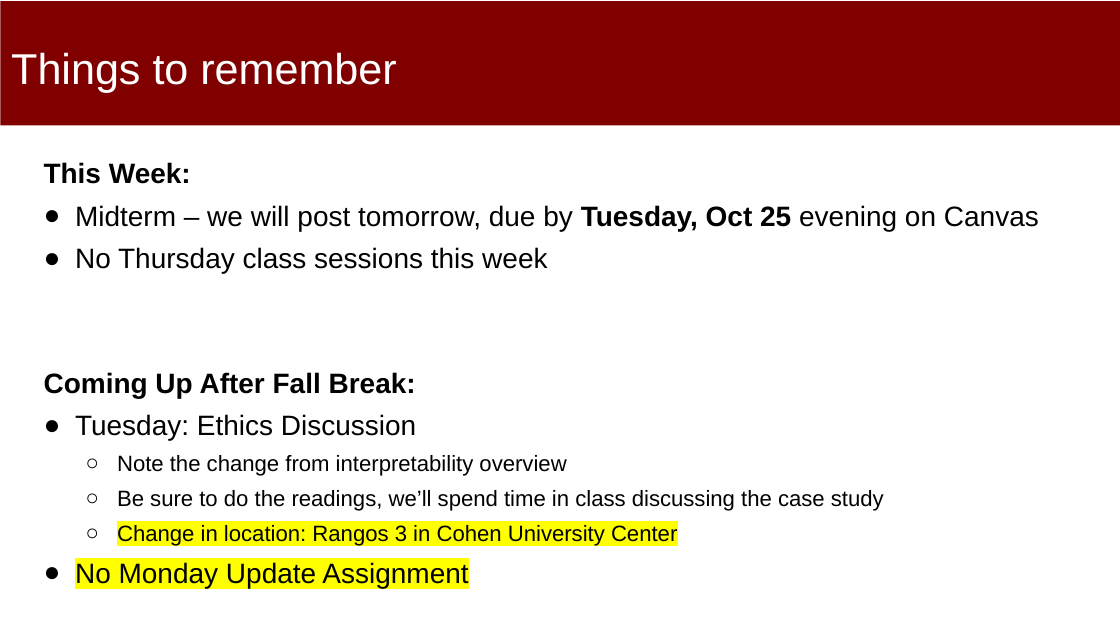
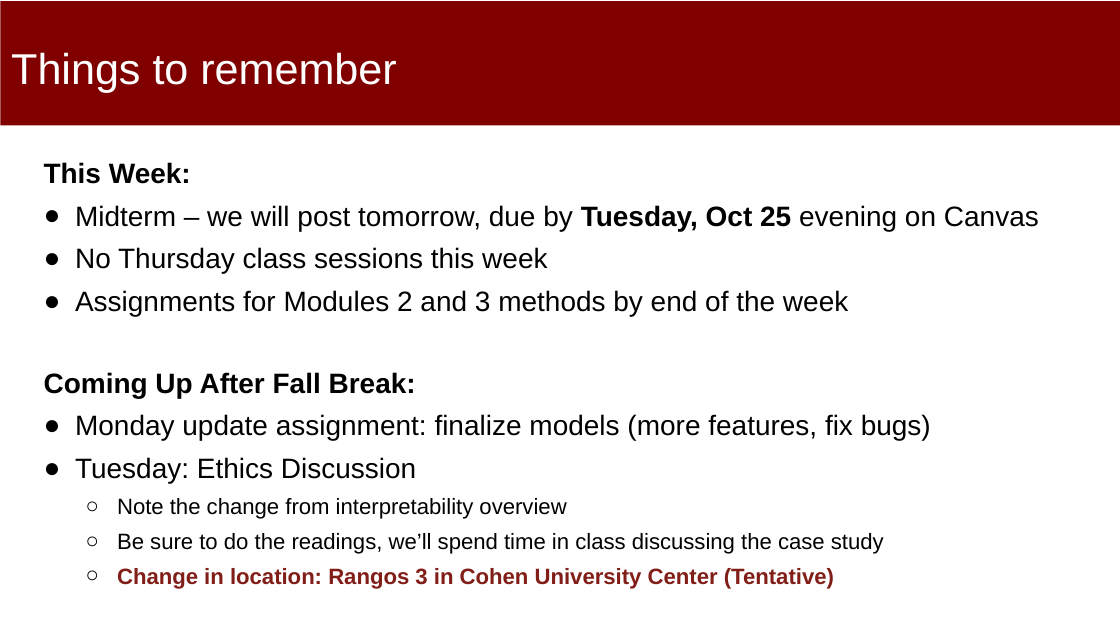
Before and after one commit to dssg/MLinPractice, a slide deck: slide 20 of Lectures/Lecture11-Module1Review.pptx. Drawn at 1120x630 pixels with LibreOffice and Linux fonts; fonts in the diff are those of the drawing. Boxes give left, top, right and bottom in pixels: in the first picture for what was removed or moved away, otherwise in the second. Text is boxed around its words. In the diff, an @@ line names an element or a change of style, - is before the commit and + after.

Commit message:
slides again

```diff
--- a/Lectures/Lecture11-Module1Review.pptx
+++ b/Lectures/Lecture11-Module1Review.pptx
@@ text at bbox=[75, 290, 848, 316]: paragraph added @@
+● Assignments for Modules 2 and 3 methods by end of the week
@@ text at bbox=[75, 414, 931, 441]: paragraph added @@
+● Monday update assignment: finalize models (more features, fix bugs)
@@ text at bbox=[117, 568, 834, 589]: text changed; text colour #000000 to #811E17; bold on @@
-  ○ Change in location: Rangos 3 in Cohen University Center
-● No Monday Update Assignment
+  ○ Change in location: Rangos 3 in Cohen University Center (Tentative)
```
